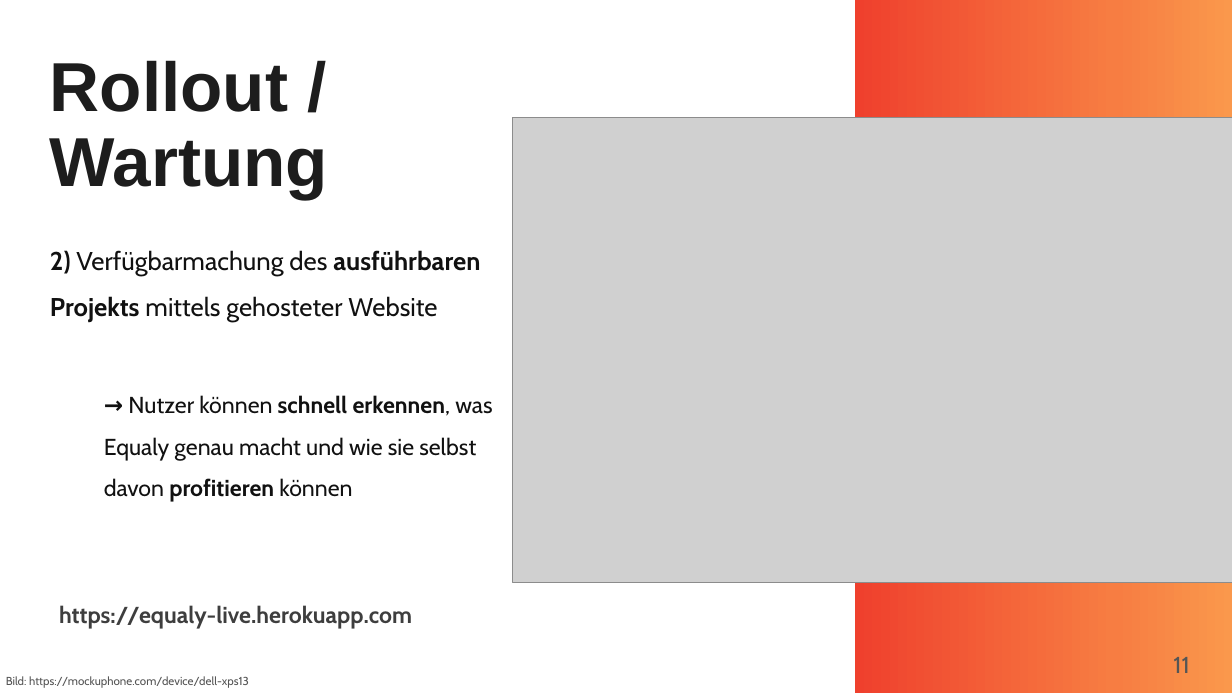
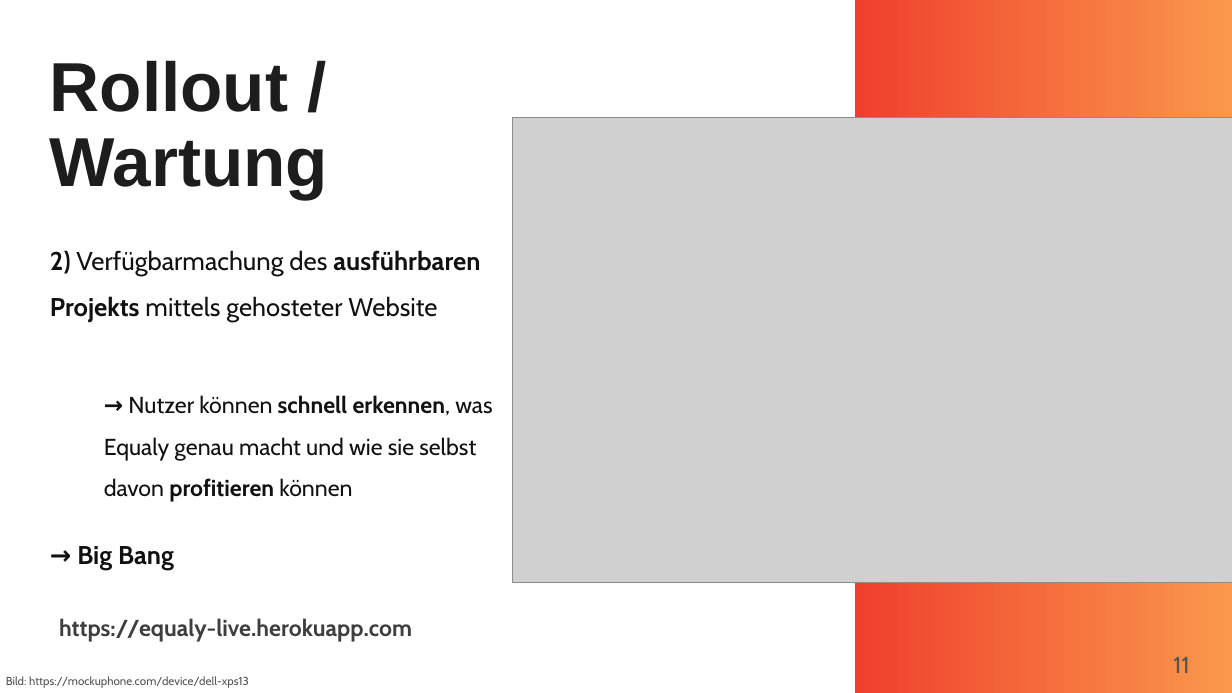
Before and after one commit to HWR-Berlin-SWE-II-Gruppe-2-Team-3-2022/Dokumentation, a slide deck: slide 11 of Endpräsentation/EndP_IT20B_Team8.pptx. Drawn at 1232x693 pixels with LibreOffice and Linux fonts; fonts in the diff are those of the drawing; grey boxes stand for pictures. Boxes give left, top, right and bottom in pixels: in the first picture for what was removed or moved away, otherwise in the second. Text is boxed around its words. In the diff, an @@ line names an element or a change of style, - is before the commit and + after.

Commit message:
(GH-24) updated slides

```diff
--- a/Endpräsentation/EndP_IT20B_Team8.pptx
+++ b/Endpräsentation/EndP_IT20B_Team8.pptx
@@ text added at (77,546,174,569), 20 pt, text #111111, bold @@
+→ Big Bang
@@ text "https://equaly-live.herokuapp.com": place and size @@
-text "https://equaly-live.herokuapp.com" at (59,605,412,629)
+text "https://equaly-live.herokuapp.com" at (59,618,412,642)
```
Also in this commit, not shown: 2 other slides changed.
